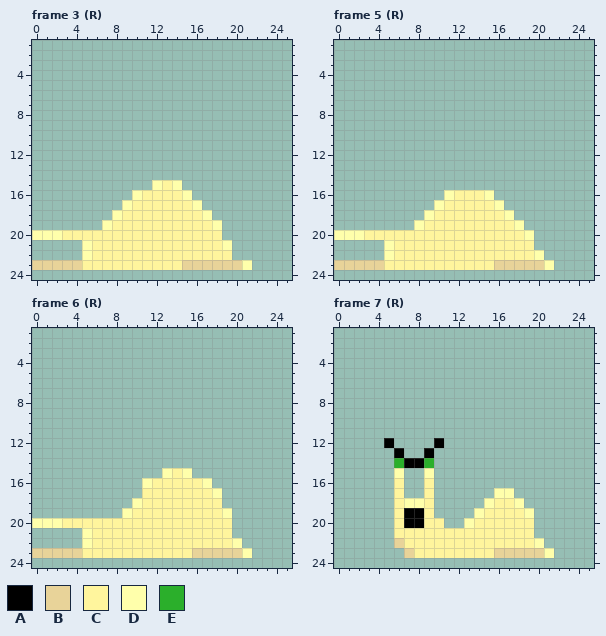
Pixel-art file: Assets/Art/Enemy/Snail/Ultimate/Snail_Ultimate_Left.aseprite. Above: the version before the commit.
32x32 pixels, 7 frames. Shown: frame 3 (R): x 0..25, y 1..24; frame 5 (R): x 0..25, y 1..24; frame 6 (R): x 0..25, y 1..24; frame 7 (R): x 0..25, y 1..24. The commit also changed other frames, which this record leaves out.
Palette (. is transparent): A #000000  B #e8d399  C #fff59d  D #ffffab  E #2baf2b
Once edited:
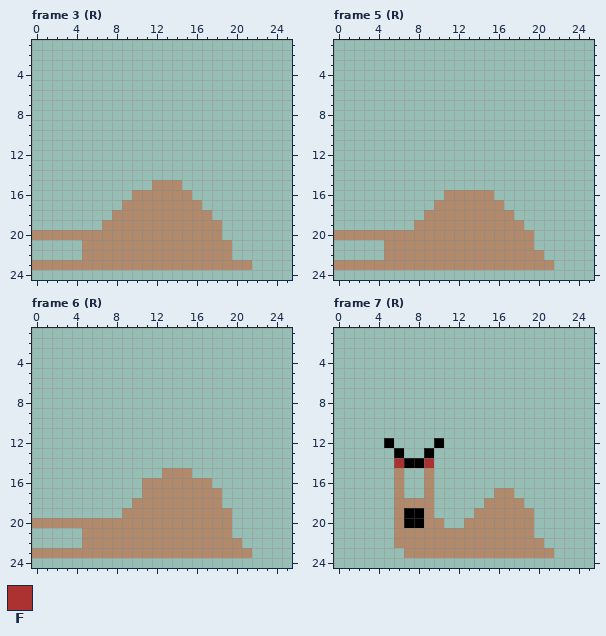
Colours new in this view: F #ac3232
Change:
colour C: #fff59d -> #b28a6b
Changed rows in their new state; - is a pixel that keeps its letter.
Frame 3 (R), layer "Body":
first column x 0:
15 ------------C-C-------
16 ----------C----C------
17 ---------C------C-----
18 --------C--------C----
19 -------C----------C---
20 CCC-------------------
21 -----C-------------C--
22 -----C----------------
23 CCCCC----------CCCCCCC
Frame 5 (R), layer "Body":
first column x 0:
16 -----------C---C------
17 ----------C-----C-----
18 ---------C-------C----
19 --------C---------C---
20 CCC----------------C--
21 -----C----------------
22 -----C--------------C-
23 CCCCC-----------CCCCCC
Frame 6 (R), layer "Body":
first column x 0:
15 -------------C-C------
16 -----------C-----C----
17 ------------------C---
18 ----------C-----------
19 ---------C---------C--
20 CCC-------------------
21 -----C----------------
22 -----C--------------C-
23 CCCCC-----------CCCCCC
Frame 7 (R), layers "Face", "Body":
first column x 6:
14 F--F------------
15 C--C------------
17 ----------CC----
18 -CC------C--C---
19 --------C----C--
20 -------C--------
22 C-------------C-
23 -C--------CCCCCC
Where, in picture pixels (left, top, right, bottom), the same in both pictures:
changed: (32, 180, 252, 270)
changed: (334, 190, 554, 270)
changed: (32, 468, 252, 558)
changed: (394, 458, 554, 558)
